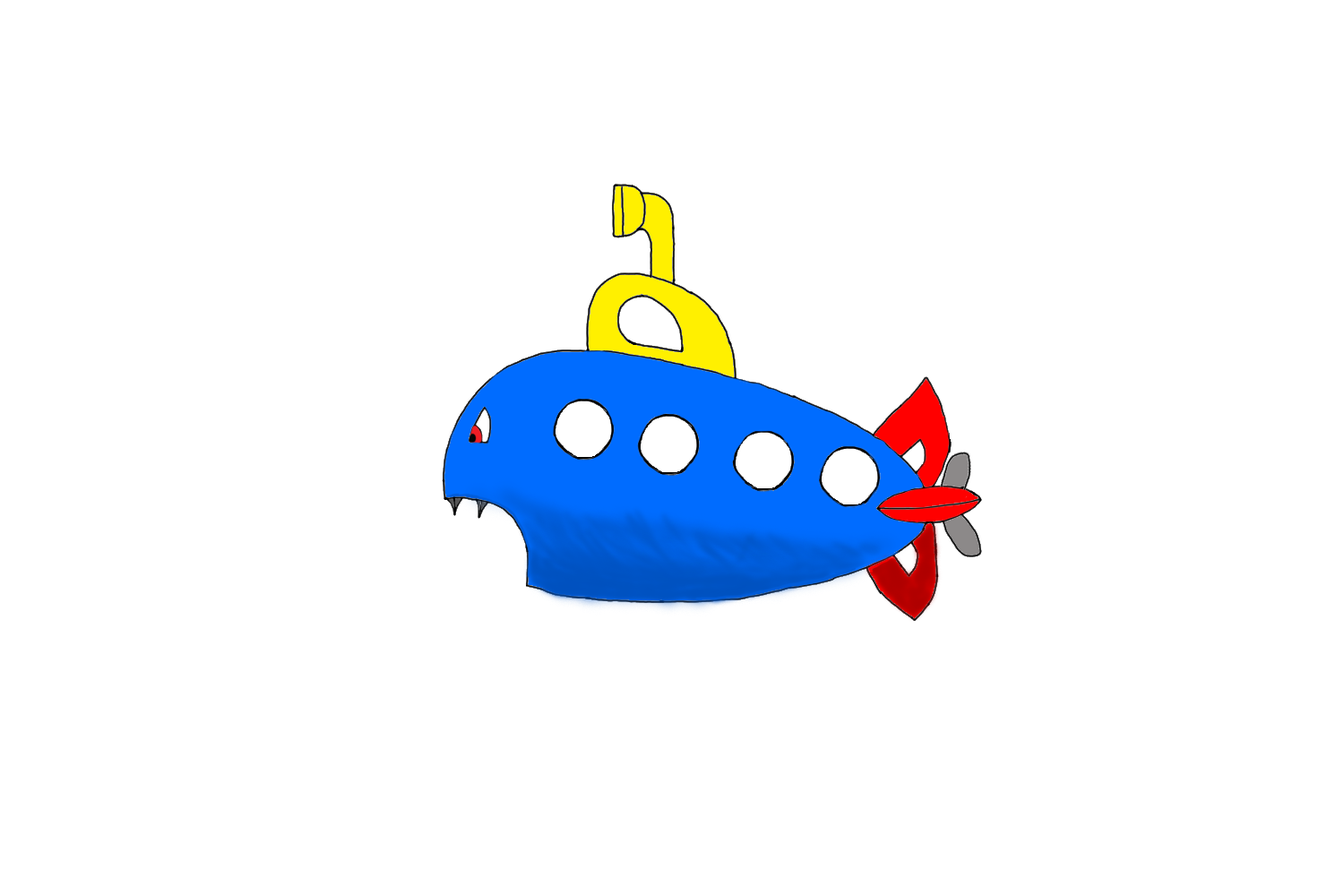
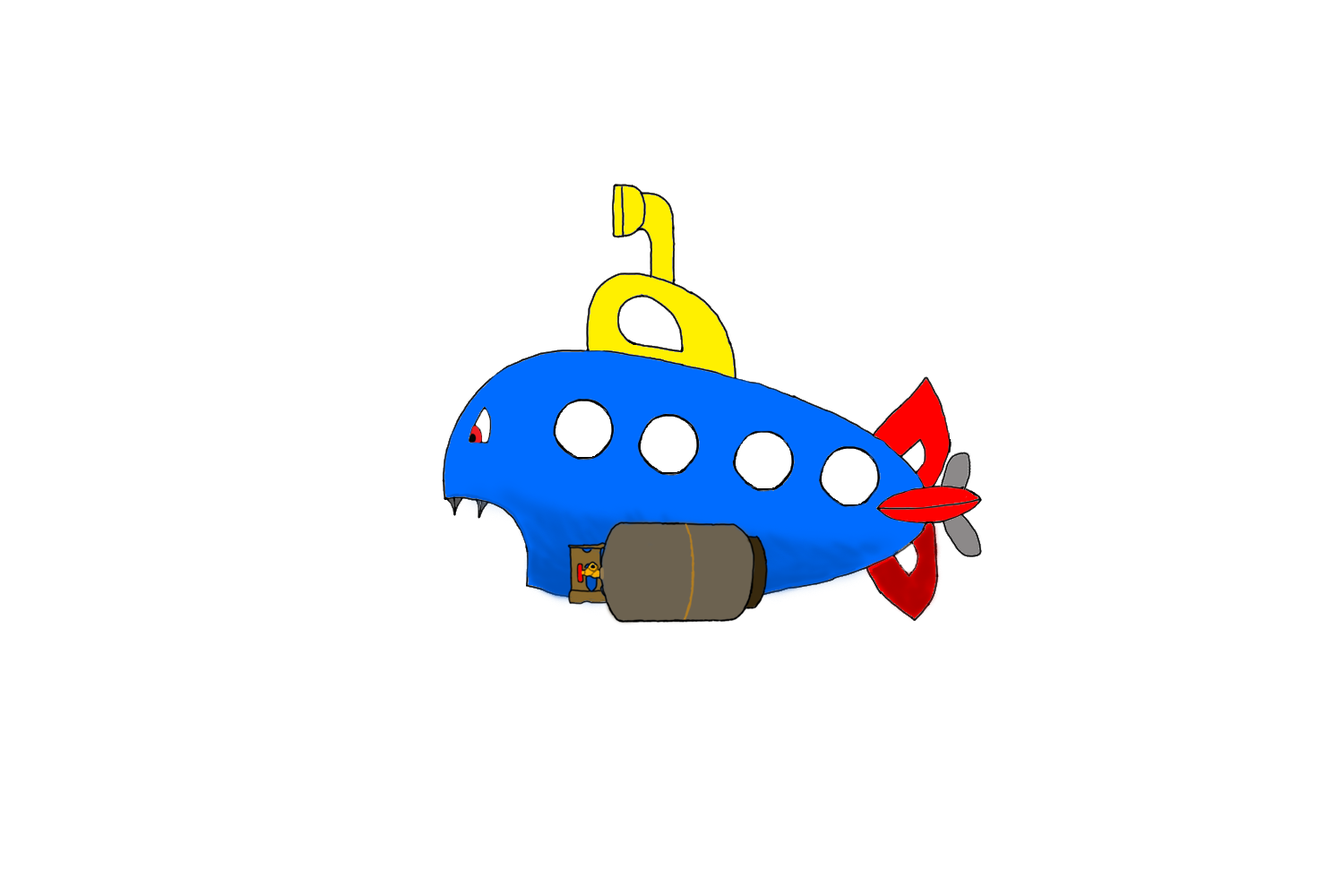
The second 1344px x 896px image is a revision of the first. Changes to its layers:
added layer "Calque 3" above "Calque 4" over (x1=566, y1=521, x2=768, y2=623)
added layer "Calque 4" above "Calque 2" over (x1=567, y1=518, x2=769, y2=626)
renamed "Calque 4" to "Vaisseau", painted on it over (x1=475, y1=401, x2=924, y2=623)
